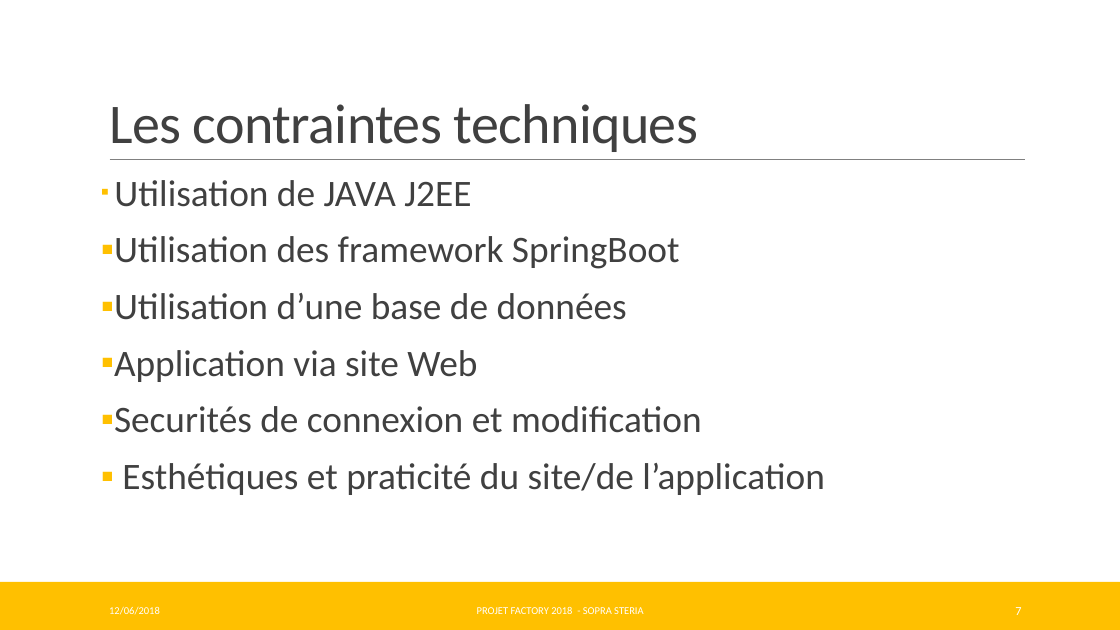
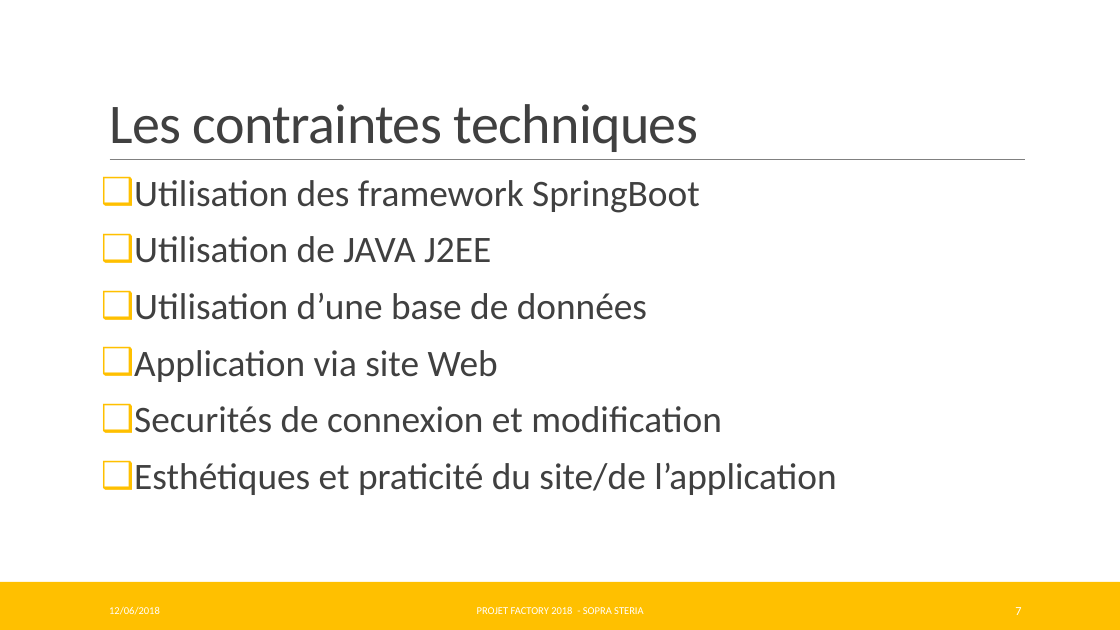
Before and after one commit to Pweting/ProjetFinalAAA, a slide deck: slide 7 of ProjetFinalAAA-Factory.pptx. Drawn at 1120x630 pixels with LibreOffice and Linux fonts; fonts in the diff are those of the drawing. Boxes give left, top, right and bottom in pixels: in the first picture for what was removed or moved away, otherwise in the second. Text is boxed around its words. In the diff, an @@ line names an element or a change of style, - is before the commit and + after.

```diff
--- a/ProjetFinalAAA-Factory.pptx
+++ b/ProjetFinalAAA-Factory.pptx
@@ text at (134, 180, 700, 213): paragraph added @@
+❑ Utilisation des framework SpringBoot
@@ text at (114, 236, 680, 269): paragraph removed @@
-▪ Utilisation des framework SpringBoot
@@ text at (134, 236, 836, 495): bullet ▪ to ❑ @@
```
Also in this commit, not shown: 4 other slides changed.
